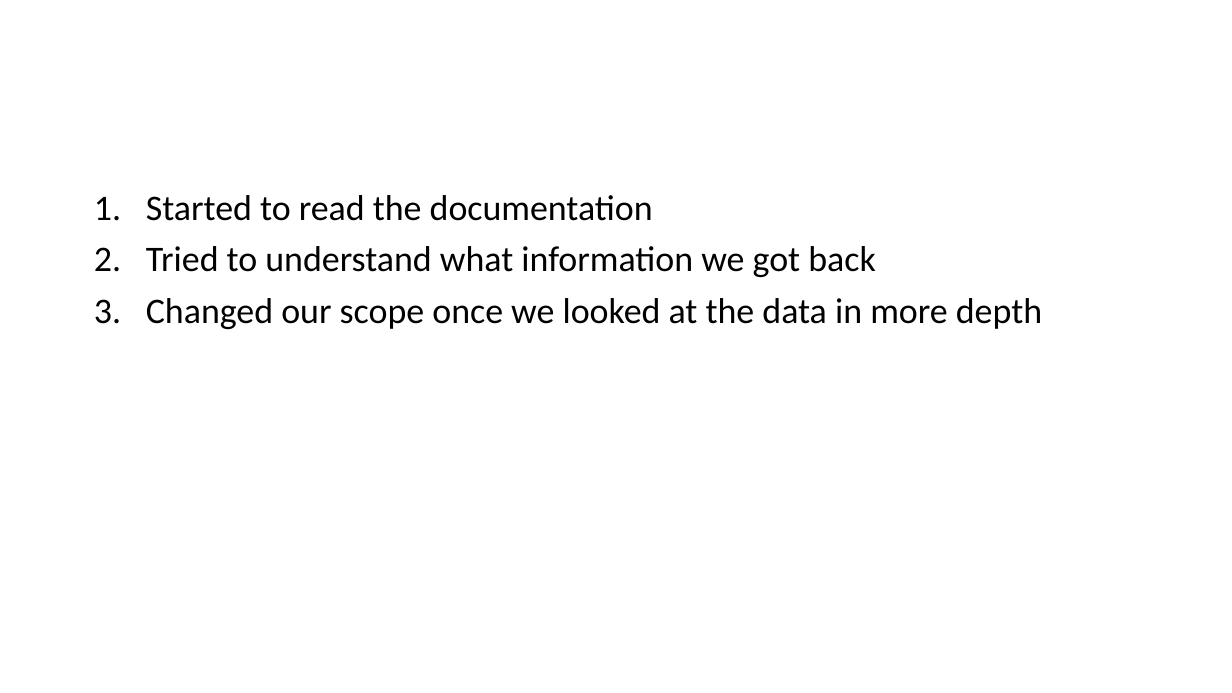
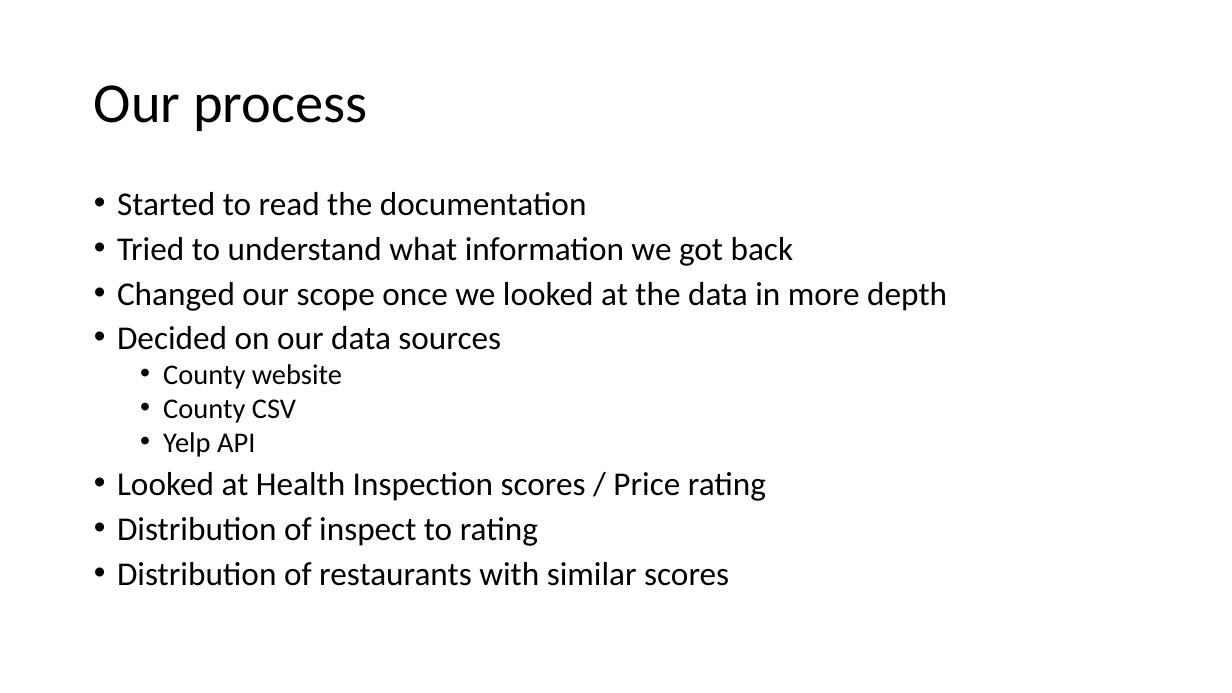
Before and after one commit to DCMilligan88/PriceVsHealth, a slide deck: slide 4 of Project 1 presentation (1).pptx (slide 10 before the commit). Drawn at 1232x693 pixels with LibreOffice and Linux fonts; fonts in the diff are those of the drawing; background and template pictures are left out. Boxes give left, top, right and bottom in pixels: in the first picture for what was removed or moved away, otherwise in the second. Text is boxed around its words. In the diff, an @@ line names an element or a change of style, - is before the commit and + after.

Commit message:
Final presentation

```diff
--- a/Project 1 presentation (1).pptx
+++ b/Project 1 presentation (1).pptx
@@ title added at (94, 85, 367, 131), 44 pt, text #000000 @@
+Our process
@@ text at (117, 192, 947, 311): size 28 to 25.9 pt in "Started to read the documentation", "Tried to understand what information we got ...", "Changed our scope once we looked at ..."; bullet 1. to •; line spacing 0.9 to 0.8 @@
@@ text at (117, 326, 766, 586): paragraphs added @@
+• Decided on our data sources
+  • County website
+  • County CSV
+  • Yelp API
+• Looked at Health Inspection scores / Price rating
+• Distribution of inspect to rating
+• Distribution of restaurants with similar scores
```
Also in this commit, not shown: 11 other slides changed, 7 slides added, 7 slides removed.
